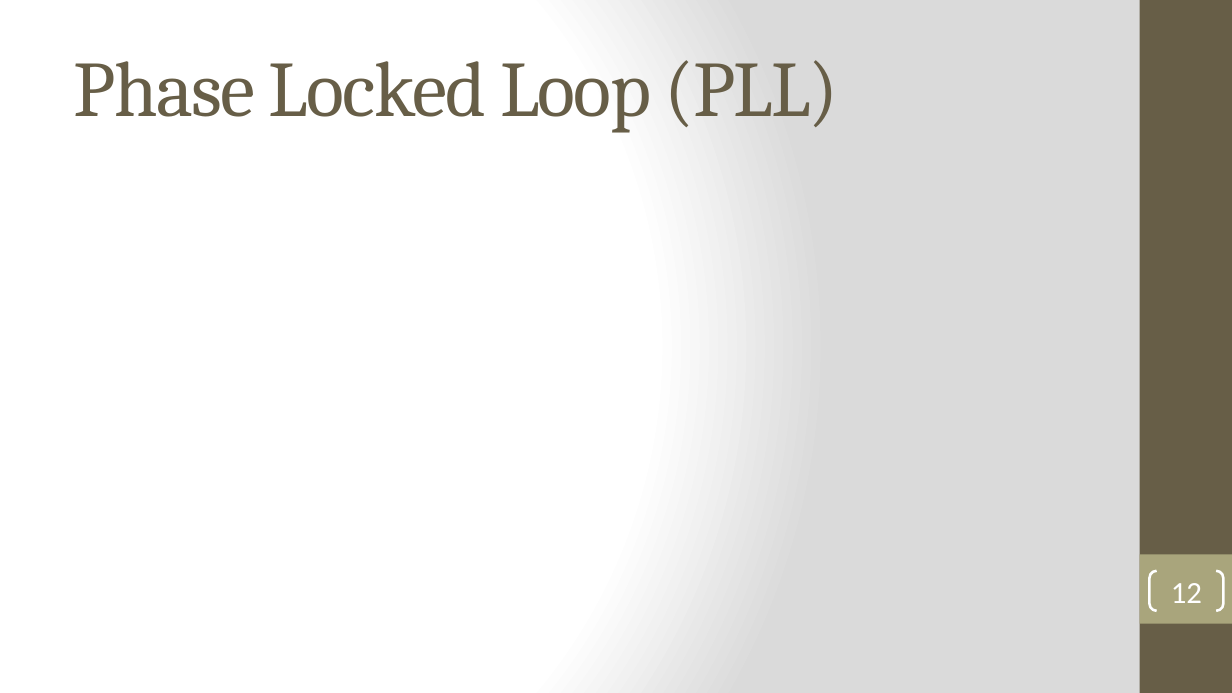
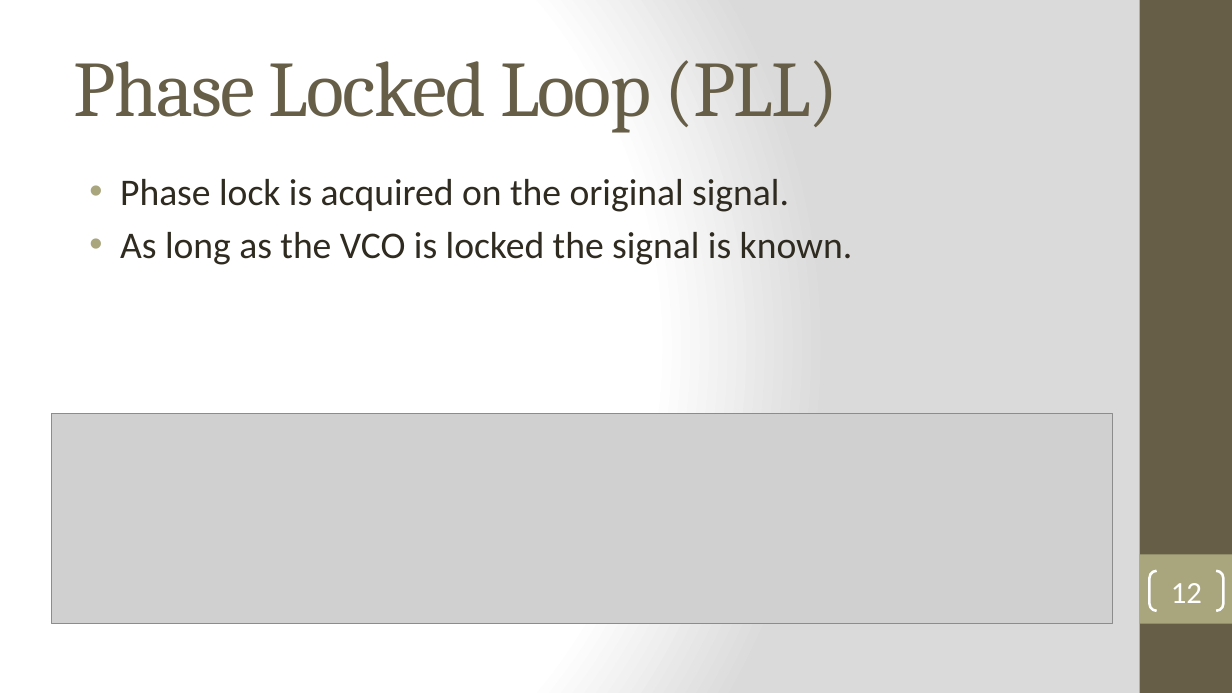
Before and after one commit to robbieford/RRXThesis, a slide deck: slide 12 of Thesis Defense.pptx. Drawn at 1232x693 pixels with LibreOffice and Linux fonts; fonts in the diff are those of the drawing; grey boxes stand for pictures. Boxes give left, top, right and bottom in pixels: in the first picture for what was removed or moved away, otherwise in the second. Text is boxed around its words. In the diff, an @@ line names an element or a change of style, - is before the commit and + after.

```diff
--- a/Thesis Defense.pptx
+++ b/Thesis Defense.pptx
@@ text added at [120,179,853,265], 22 pt, text #2F2B20 @@
+• Phase lock is acquired on the original signal.
+• As long as the VCO is locked the signal is known.
@@ picture added at [52,413,1112,623] @@
```
Also in this commit, not shown: 11 other slides changed, 1 slide added, 2 slides removed, 2 other files.
